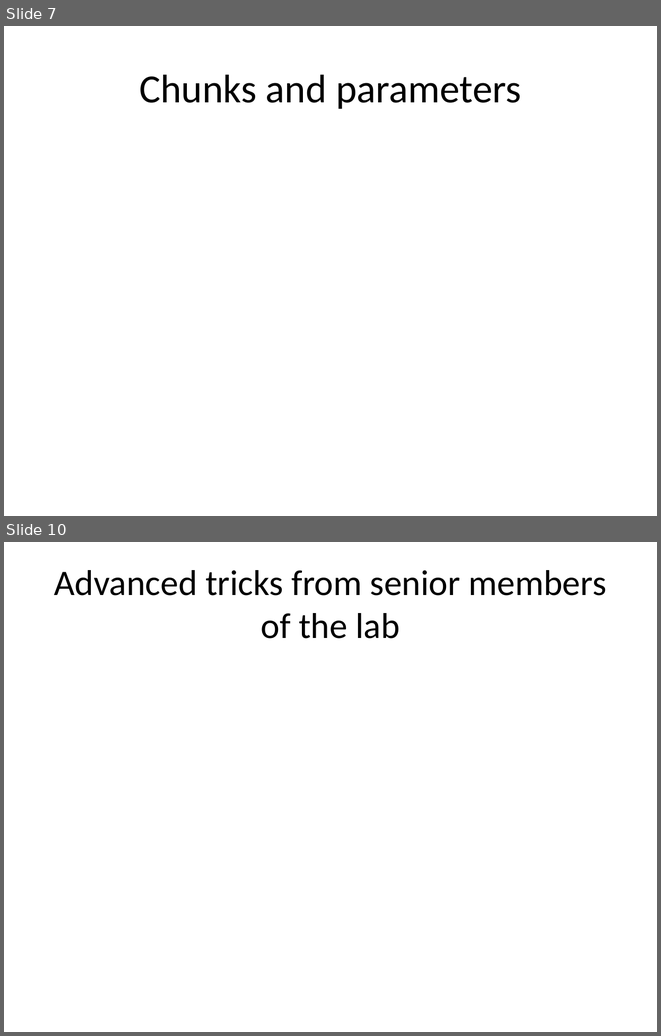
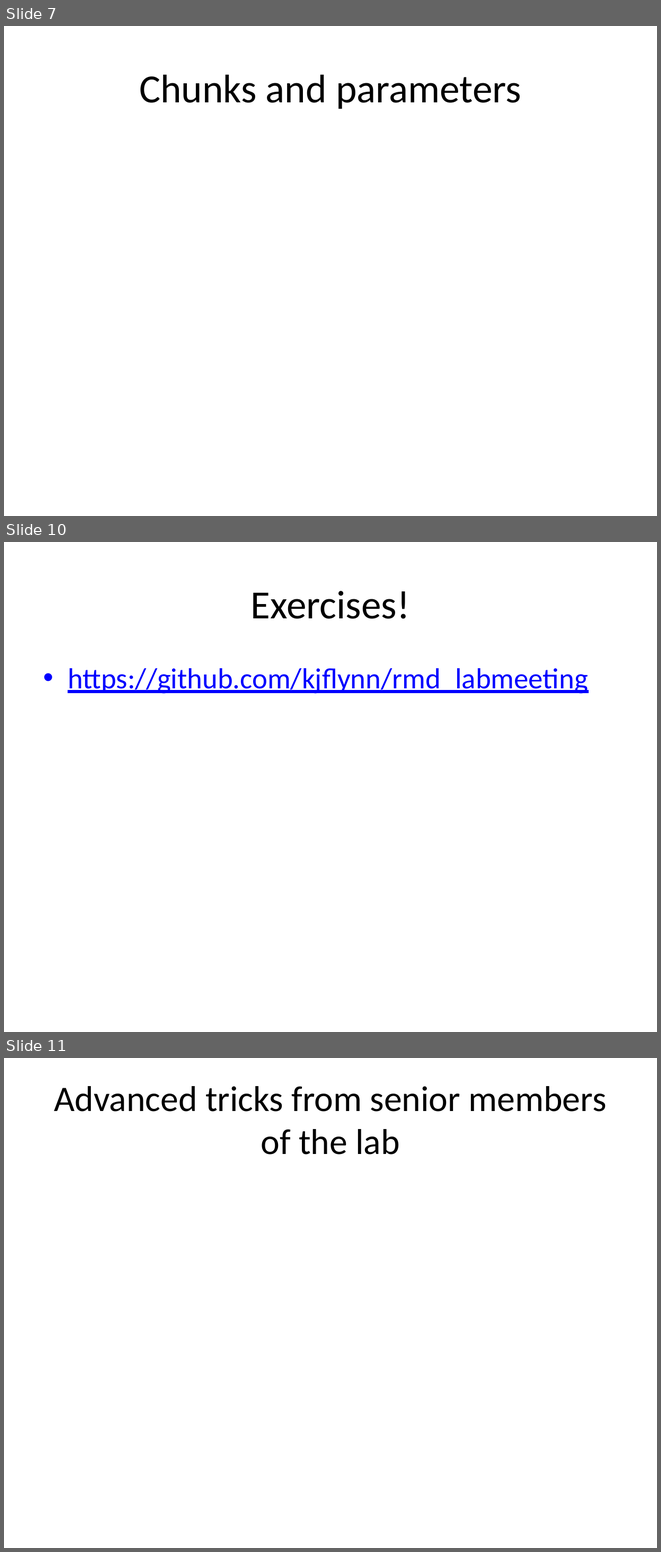
Before and after one commit to kjflynn/rmd_labmeeting, a slide deck: 1_24_18_slides.pptx. Shown one above the other, each under a label of ours: slides 7 and 10 before the commit, slides 7, 10 and 11 after it; the slides between them are not shown. The pictures are 661x1036 and 661x1552 pixels, drawn with LibreOffice and Linux fonts; fonts in the diff are those of the drawing. Boxes give left, top, right and bottom in pixels: in the first picture for what was removed or moved away, otherwise in the second. Text is boxed around its words. In the diff, an @@ line names an element or a change of style, - is before the commit and + after.

```diff
--- a/1_24_18_slides.pptx
+++ b/1_24_18_slides.pptx
@@ slide 10 added at <box>4,542,657,1032</box>, background #FFFFFF @@
@@ title added at <box>251,591,410,619</box>, 44 pt, text #000000 @@
+Exercises!
@@ text added at <box>68,668,588,694</box>, 32 pt, text #0000FF, underline @@
+• https://github.com/kjflynn/rmd_labmeeting
@@ what was slide 10 is now slide 11 @@
```
Also in this commit, not shown: 4 slides changed, 1 other slide added, 1 slide removed, 1 other file.
